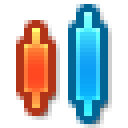
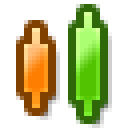
Layered file, before and after one edit (128 × 128). Changes by layer:
removed layer "Red rastr" from group "Red" over [20, 24, 52, 112]
removed layer "shadow" (1st of 2, in "Red") (was multiply) from group "Red" over [20, 24, 60, 120]
added group "Red" (1st of 2, in "Left") with 1 layers in group "Left" over [24, 28, 48, 108]
showed "Red" (2nd of 2, in "Left" › "Red"), moved it into group "Red" over [24, 28, 48, 108]
renamed "Green" to "Right", showed the group it (6 layers) over [72, 8, 112, 128]
added group "Green" (1st of 2, in "Right") with 1 layers in group "Right" over [76, 12, 100, 116]
moved "Green" (2nd of 2, in "Right" › "Green") into group "Green" over [76, 12, 100, 116]
hid group "Blue" (1st of 2, in "Right") (1 layers), moved it into group "Right" over [72, 8, 112, 128]
removed layer "Blue rastr" from group "Blue" over [72, 8, 104, 120]
removed layer "Слой 1" from group "Blue" over [72, 8, 112, 128]
